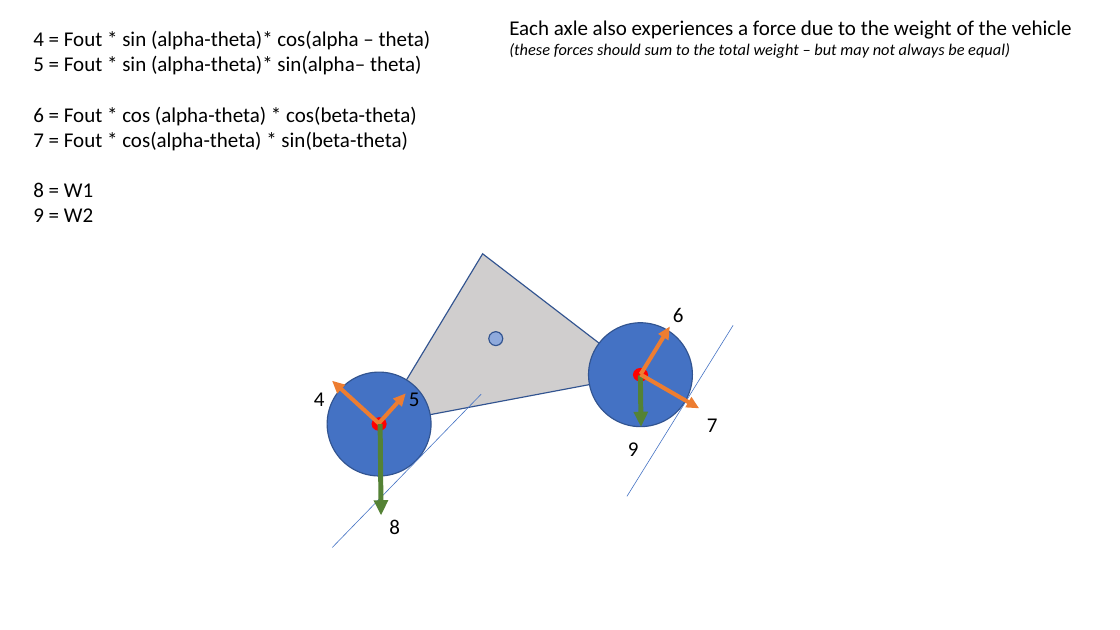
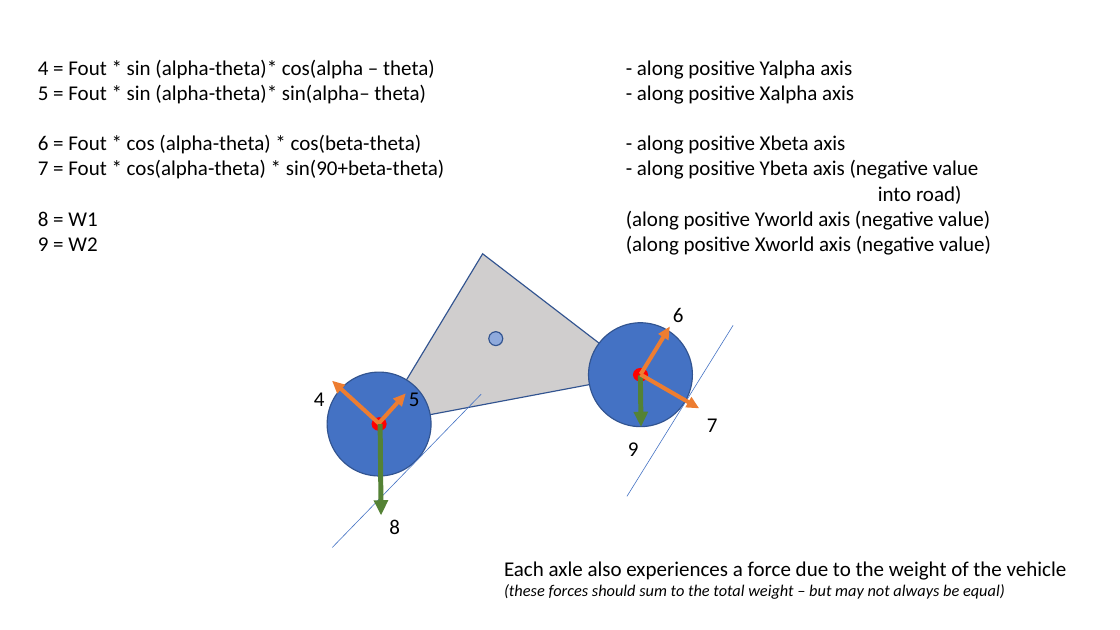
Before and after one commit to rhambleton/drive2d, a slide deck: slide 12 of vehicle forces.pptx. Drawn at 1120x630 pixels with LibreOffice and Linux fonts; fonts in the diff are those of the drawing. Boxes give left, top, right and bottom in pixels: in the first picture for what was removed or moved away, otherwise in the second. Text is boxed around its words. In the diff, an @@ line names an element or a change of style, - is before the commit and + after.

Commit message:
force model design almost complete

```diff
--- a/vehicle forces.pptx
+++ b/vehicle forces.pptx
@@ text at (38, 60, 991, 255): text changed @@
-4 = Fout * sin (alpha-theta)* cos(alpha – theta)
-5 = Fout * sin (alpha-theta)* sin(alpha– theta)
-6 = Fout * cos (alpha-theta) * cos(beta-theta)
-7 = Fout * cos(alpha-theta) * sin(beta-theta)
-8 = W1
-9 = W2
+4 = Fout * sin (alpha-theta)* cos(alpha – theta) - along positive Yalpha axis
+5 = Fout * sin (alpha-theta)* sin(alpha– theta) - along positive Xalpha axis
+6 = Fout * cos (alpha-theta) * cos(beta-theta) - along positive Xbeta axis
+7 = Fout * cos(alpha-theta) * sin(90+beta-theta) - along positive Ybeta axis (negative value
+into road)
+8 = W1 (along positive Yworld axis (negative value)
+9 = W2 (along positive Xworld axis (negative value)
@@ text "Each axle also experiences a ...": place and size @@
-text "Each axle also experiences a ..." at (509, 20, 1072, 58)
+text "Each axle also experiences a ..." at (504, 561, 1067, 599)
```
Also in this commit, not shown: 10 other slides changed, 1 slide added, 1 slide removed.
